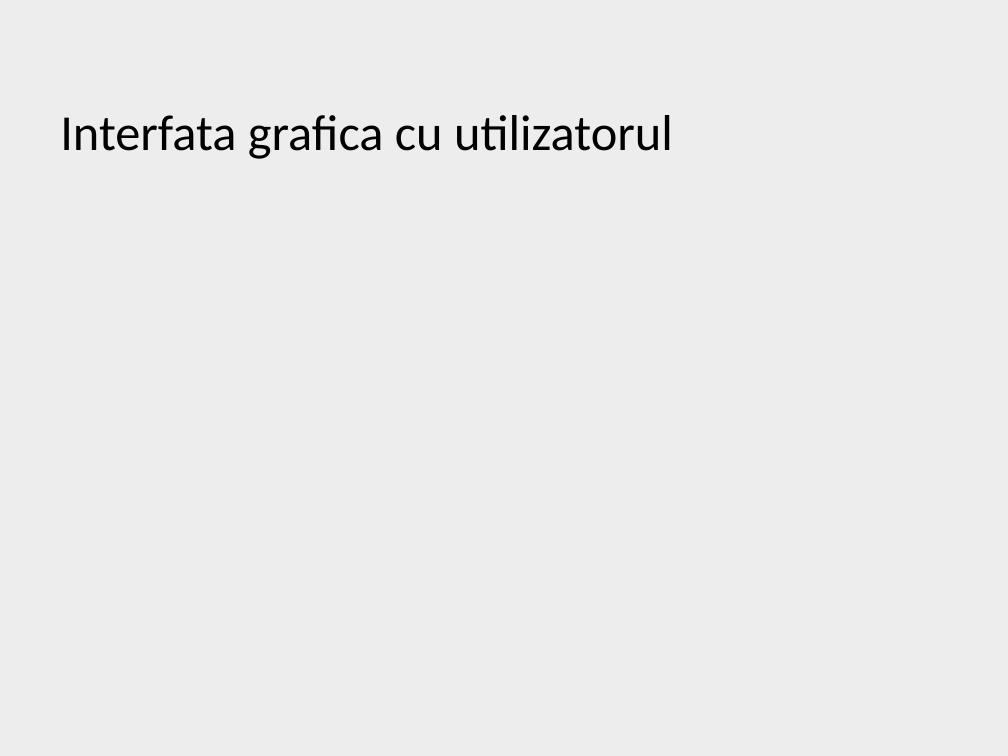
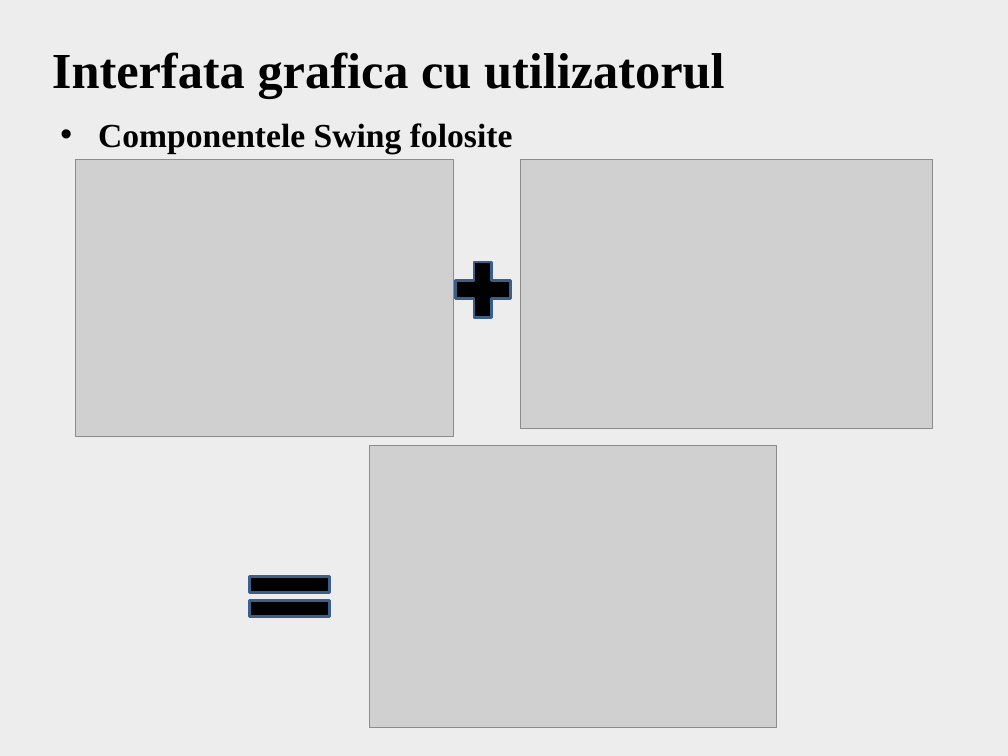
Before and after one commit to A1ex/Speedometer, a slide deck: slide 14 of Office documents/Prezentare Scurta.pptx. Drawn at 1008x756 pixels with LibreOffice and Linux fonts; fonts in the diff are those of the drawing; grey boxes stand for pictures; background and template pictures are left out. Boxes give left, top, right and bottom in pixels: in the first picture for what was removed or moved away, otherwise in the second. Text is boxed around its words. In the diff, an @@ line names an element or a change of style, - is before the commit and + after.

```diff
--- a/Office documents/Prezentare Scurta.pptx
+++ b/Office documents/Prezentare Scurta.pptx
@@ title "Interfata grafica cu utilizatorul": place and size @@
-title "Interfata grafica cu utilizatorul" at [60, 115, 673, 159]
+title "Interfata grafica cu utilizatorul" at [52, 52, 725, 98]
@@ title "Interfata grafica cu utilizatorul" at [52, 52, 725, 98]: font Calibri to Times New Roman, bold on @@
@@ text added at [98, 123, 513, 154], 24 pt, text #000000, bold @@
+• Componentele Swing folosite
@@ picture added at [76, 159, 454, 436] @@
@@ picture added at [521, 159, 932, 428] @@
@@ plus sign added at [446, 252, 521, 328], fill #000000, outline #3A5F8C 2 pt @@
@@ picture added at [370, 446, 777, 728] @@
@@ math equal added at [235, 562, 344, 630], fill #000000, outline #3A5F8C 2 pt @@
```
Also in this commit, not shown: 8 other slides changed, 4 slides added, 5 slides removed, 2 other files.
